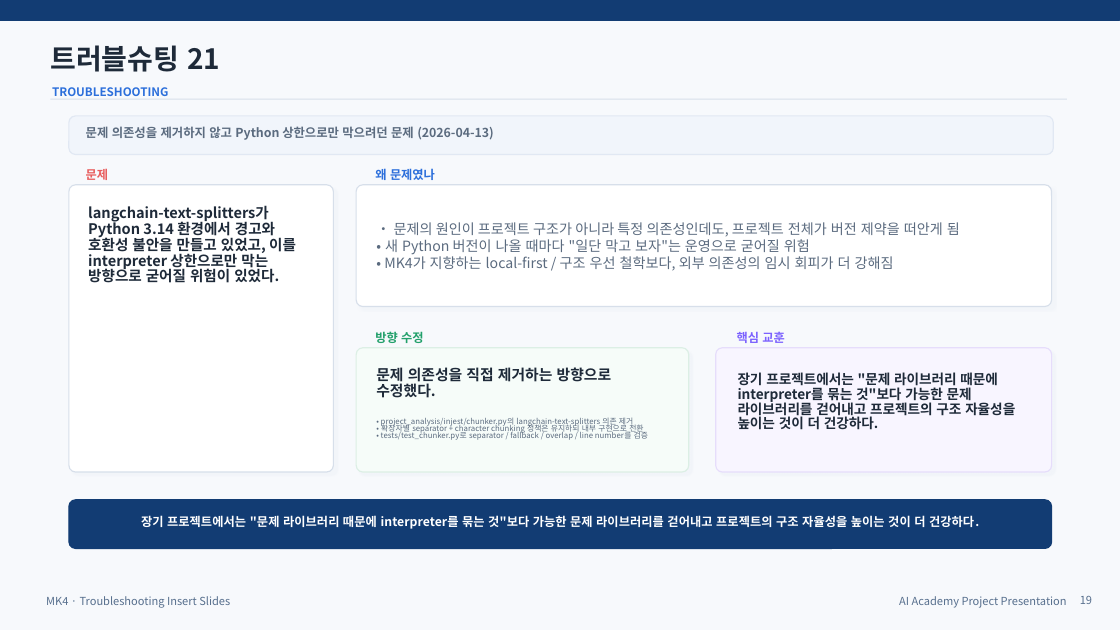
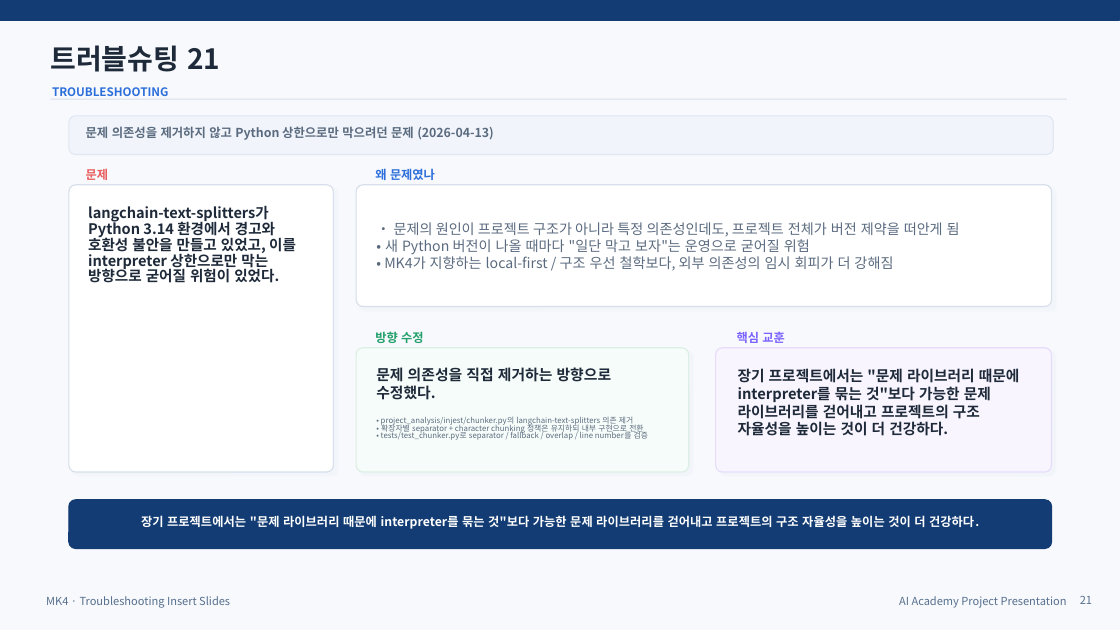
Before and after one commit to FoggyCaligo/MACHI, a slide deck: slide 21 of MK4/MK4_LLM_발표자료.pptx (slide 19 before the commit). Drawn at 1120x630 pixels with LibreOffice and Linux fonts; fonts in the diff are those of the drawing. Boxes give left, top, right and bottom in pixels: in the first picture for what was removed or moved away, otherwise in the second. Text is boxed around its words. In the diff, an @@ line names an element or a change of style, - is before the commit and + after.

```diff
--- a/MK4/MK4_LLM_발표자료.pptx
+++ b/MK4/MK4_LLM_발표자료.pptx
@@ shadow changed in 3 elements at [356,185,1052,307], [356,348,689,472], [716,348,1052,472] @@
@@ text "문제 의존성을 직접 제거하는 방향으로 ..." at [376,367,612,400]: line spacing 0.9 to 1 @@
@@ text "장기 프로젝트에서는 "문제 라이브러리 때문에 ..." at [738,368,1020,436]: size 11.7 to 12.6 pt; line spacing 0.9 to 1 @@
@@ page number at [1080,596,1092,604]: text changed @@
-19
+21
```
Also in this commit, not shown: 23 other slides changed, 2 slides added, 3 other files.
